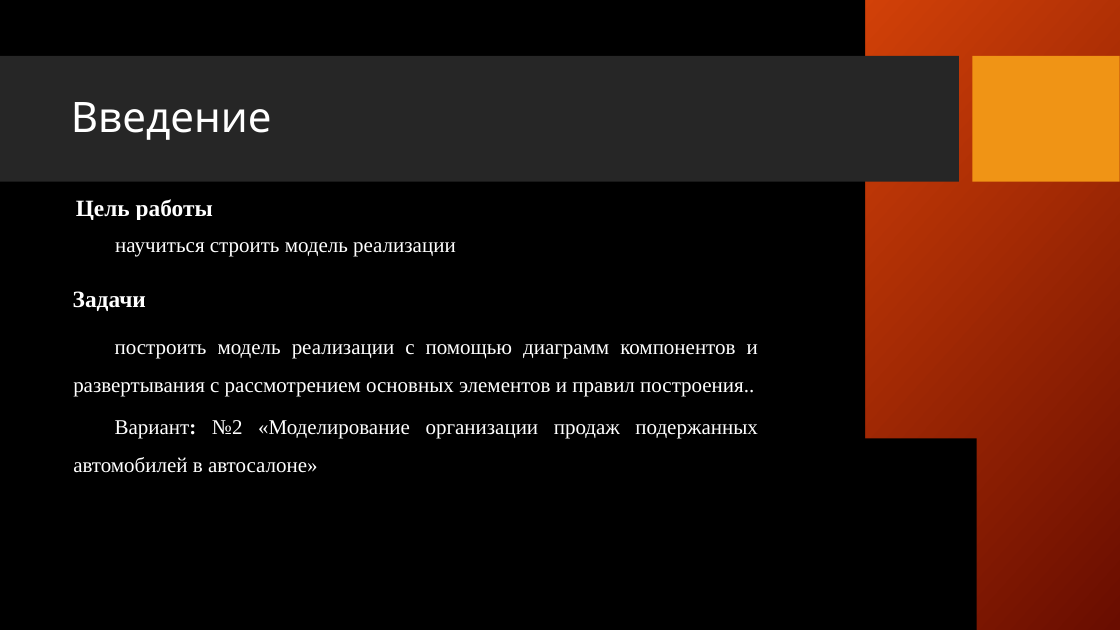
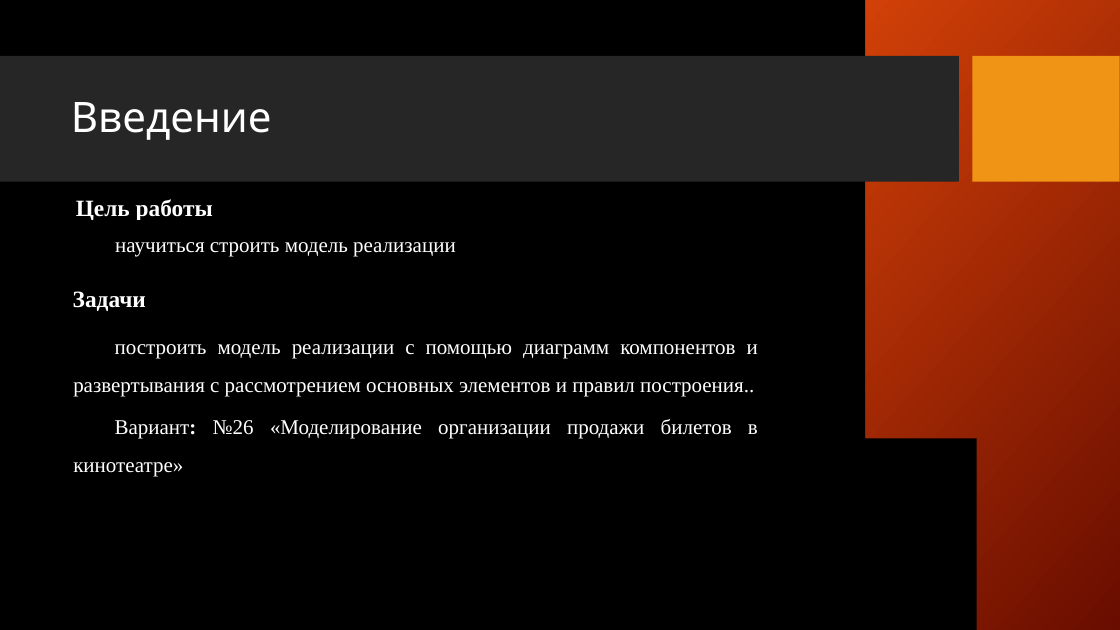
Before and after one commit to baethand/MIREA, a slide deck: slide 2 of sem4/AKMS/пр7_през_Руденко_ИКБО-13-22.pptx. Drawn at 1120x630 pixels with LibreOffice and Linux fonts; fonts in the diff are those of the drawing; background and template pictures are left out. Boxes give left, top, right and bottom in pixels: in the first picture for what was removed or moved away, otherwise in the second. Text is boxed around its words. In the diff, an @@ line names an element or a change of style, - is before the commit and + after.

```diff
--- a/sem4/AKMS/пр7_през_Руденко_ИКБО-13-22.pptx
+++ b/sem4/AKMS/пр7_през_Руденко_ИКБО-13-22.pptx
@@ text at [73, 419, 758, 476]: text changed @@
-Вариант: №2 «Моделирование организации продаж подержанных автомобилей в автосалоне»
+Вариант: №26 «Моделирование организации продажи билетов в кинотеатре»
```
Also in this commit, not shown: 2 other slides changed, 1 slide removed, 9 other files.
